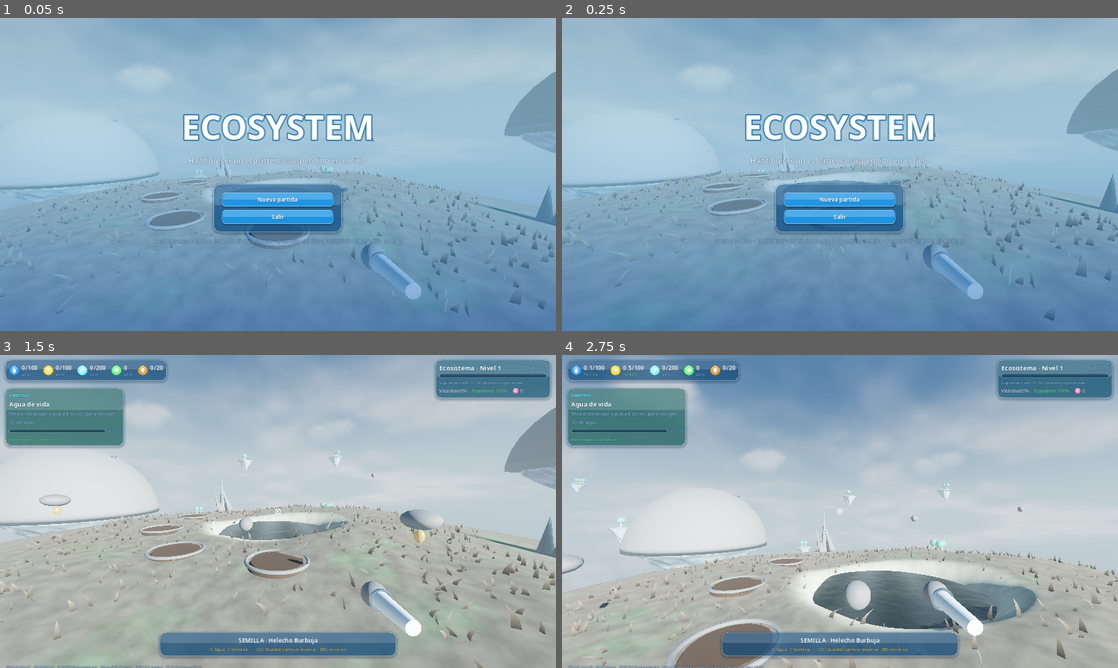
Above: before the commit, frames 1-4 (two rows, left to right).
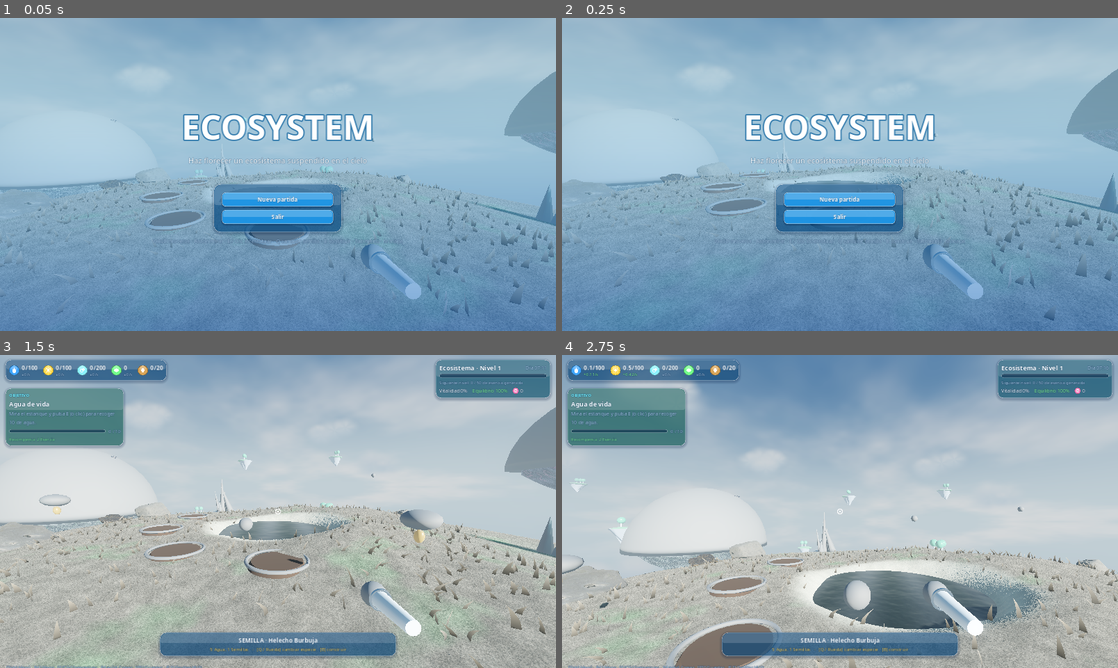
Above: after the commit, the same moments.

Repository: kirpulrbx-max/limpieza-del-sur
Game: Godot game, scene res://scenes/main.tscn
Same seed, same stepped clock (60 frames per second), same inputs: the game is played once before the commit and once after it.
Inputs (mouse positions are in pixels of both pictures, inside the frame that each line leads up to):
- Up to frame 1 (0.05 s): no input
- Up to frame 2 (0.25 s): no input
- Up to frame 3 (1.5 s): move the mouse to (400, 495) at 0.52 s; hold D (move_right) 0.53-1.25 s; hold B (build_mode) 0.53-1.25 s; click (400, 495) at 0.67 s; tap Space (jump) at 0.77 s; click "Nueva partida" at 1.25 s
- Up to frame 4 (2.75 s): tap E (interact) at 2, 2.1 s; move the mouse to (812, 511) at 2.02 s; hold W (move_forward) from 2.03 s (still down); tap Space (jump) at 2.27 s

The runs differ from the first frame. In frame 1, 0.3% of the frame differs, in the area x 0-95%, y 49-100%; in frame 2, 0.3%; in frame 3, 2.6%, in the area x 0-100%, y 35-100%; in frame 4, 2.2%.

Commit message:
ECOSYSTEM: modelos y texturas CC0 de Poly Haven y ambientCG
Helecho, Lirio y Árbol Aurora usan modelos realistas (con tinte de
marchitamiento por salud), las islas tienen rocas y vegetación decorativa
que brota con la vitalidad, y el terreno usa texturas de detalle teñidas
con la paleta de cada bioma. Si faltan los archivos se usan los modelos
procedurales. Se versionan los .import de Godot.

Co-Authored-By: Claude Opus 5.5 <noreply@anthropic.com>
Claude-Session: https://claude.ai/code/session_01384LqXmHNeuCsHE2V8YQT2

Diff:
--- /dev/null
+++ b/ecosystem/scripts/world/asset_lib.gd
@@ -0,0 +1,104 @@
+class_name AssetLib
+extends RefCounted
+## Modelos 3D externos (Poly Haven, CC0) en res://assets/models/<id>/<id>.gltf.
+## Normaliza su tamaño y ofrece variantes de material para mostrar la salud de las plantas.
+
+const WILT := Color(0.55, 0.42, 0.26)
+const BUCKETS := 5
+
+static var _scenes := {}
+static var _sizes := {}
+static var _mats := {}
+
+
+static func path(id: String) -> String:
+	return "res://assets/models/%s/%s.gltf" % [id, id]
+
+
+static func has(id: String) -> bool:
+	return ResourceLoader.exists(path(id))
+
+
+static func _scene(id: String) -> PackedScene:
+	if not _scenes.has(id):
+		_scenes[id] = load(path(id)) if has(id) else null
+	return _scenes[id]
+
+
+## Instancia el modelo con la base en el origen y la altura indicada (en metros).
+static func instance(id: String, height: float) -> Node3D:
+	var ps := _scene(id)
+	if ps == null:
+		return null
+	var model: Node3D = ps.instantiate()
+	var aabb: AABB = _sizes.get(id, AABB())
+	if not _sizes.has(id):
+		aabb = _bounds(model)
+		_sizes[id] = aabb
+	var h := maxf(aabb.size.y, 0.001)
+	var s := height / h
+	var root := Node3D.new()
+	root.name = id
+	root.add_child(model)
+	model.scale = Vector3.ONE * s
+	model.position = Vector3(-aabb.get_center().x * s, -aabb.position.y * s, -aabb.get_center().z * s)
+	return root
+
+
+static func _bounds(n: Node) -> AABB:
+	var out := AABB()
+	var first := true
+	for mi in n.find_children("*", "MeshInstance3D", true, false):
+		var m := mi as MeshInstance3D
+		if m.mesh == null:
+			continue
+		var xf := Transform3D()
+		var p: Node = m
+		while p != null and p != n:
+			if p is Node3D:
+				xf = (p as Node3D).transform * xf
+			p = p.get_parent()
+		var b: AABB = xf * m.mesh.get_aabb()
+		out = b if first else out.merge(b)
+		first = false
+	return out
+
+
+static func meshes(n: Node) -> Array:
+	return n.find_children("*", "MeshInstance3D", true, false)
+
+
+## Aplica un nivel de salud (0..1) tiñendo los materiales hacia un tono marchito.
+## Usa variantes cacheadas por tramos para no duplicar materiales por planta.
+static func apply_health(n: Node, health: float) -> void:
+	var bucket := clampi(int(round(health * (BUCKETS - 1))), 0, BUCKETS - 1)
+	for mi in meshes(n):
+		var m := mi as MeshInstance3D
+		for i in m.mesh.get_surface_count():
+			var base: Material = m.mesh.surface_get_material(i)
+			if not (base is BaseMaterial3D):
+				continue
+			m.set_surface_override_material(i, _variant(base as BaseMaterial3D, bucket))
+
+
+static func _variant(base: BaseMaterial3D, bucket: int) -> Material:
+	if bucket == BUCKETS - 1:
+		return base
+	var key := "%d_%d" % [base.get_instance_id(), bucket]
+	if not _mats.has(key):
+		var v := base.duplicate() as BaseMaterial3D
+		var t := 1.0 - float(bucket) / (BUCKETS - 1)
+		v.albedo_color = base.albedo_color.lerp(WILT, t * 0.75)
+		_mats[key] = v
+	return _mats[key]
+
+
+## Sombras desactivadas y distancia de visibilidad para decoración.
+static func set_lod(n: Node, range_end: float, shadows := true) -> void:
+	for mi in meshes(n):
+		var g := mi as GeometryInstance3D
+		g.visibility_range_end = range_end
+		g.visibility_range_end_margin = 4.0
+		g.visibility_range_fade_mode = GeometryInstance3D.VISIBILITY_RANGE_FADE_SELF
+		if not shadows:
+			g.cast_shadow = GeometryInstance3D.SHADOW_CASTING_SETTING_OFF
--- a/ecosystem/scripts/world/island_view.gd
+++ b/ecosystem/scripts/world/island_view.gd
@@ -24,6 +24,7 @@
 var _grass_total := 0
 var _flower_total := 0
 var _last_vis := -1.0
+var _decor: Array = []
 var _verts := PackedVector3Array()
 var _faces := PackedVector3Array()
 
@@ -40,6 +41,12 @@
 	terrain_mat.set_shader_parameter("glow_color", d.crystal_color)
 	terrain_mat.set_shader_parameter("noise_tex", ProcMesh.noise_texture(true, false, 0.03))
 	terrain_mat.set_shader_parameter("pond_center", d.pond_offset)
+	if ResourceLoader.exists("res://assets/textures/grass004_color.jpg"):
+		terrain_mat.set_shader_parameter("grass_tex", load("res://assets/textures/grass004_color.jpg"))
+		terrain_mat.set_shader_parameter("grass_nrm", load("res://assets/textures/grass004_normal.jpg"))
+		terrain_mat.set_shader_parameter("rock_tex", load("res://assets/textures/rock035_color.jpg"))
+		terrain_mat.set_shader_parameter("rock_nrm", load("res://assets/textures/rock035_normal.jpg"))
+		terrain_mat.set_shader_parameter("use_detail", true)
 	terrain_mat.set_shader_parameter("pond_radius", d.pond_radius)
 	water_mat = ShaderMaterial.new()
 	water_mat.shader = WATER_SHADER
@@ -68,6 +75,7 @@
 	_build_crystals()
 	_build_plots()
 	_build_grass()
+	_build_decor()
 	update_lock(false)
 	_last_vis = -1.0
 
@@ -95,6 +103,8 @@
 		grass_mm.multimesh.visible_instance_count = int(_grass_total * (0.3 + 0.7 * v))
 	if flower_mm:
 		flower_mm.multimesh.visible_instance_count = int(_flower_total * smoothstep(0.25, 0.95, v))
+	for d in _decor:
+		d.node.visible = v >= d.threshold
 
 
 # --------------------------------------------------------------------------------------
@@ -313,6 +323,64 @@
 
 
 # --------------------------------------------------------------------------------------
+# Decoración con modelos de Poly Haven (CC0)
+# --------------------------------------------------------------------------------------
+
+const DECOR_ROCKS := ["moon_rock_02", "moon_rock_03", "moon_rock_06", "rock_09"]
+const DECOR_PLANTS := ["shrub_03", "shrub_sorrel_01", "calathea_orbifolia_01", "flower_empodium"]
+
+
+func _build_decor() -> void:
+	_decor.clear()
+	if not AssetLib.has("rock_09"):
+		return
+	var rng := RandomNumberGenerator.new()
+	rng.seed = def.noise_seed * 4241
+	var plots := layout.plot_positions(GameState.plot_count(def.id))
+	var crystal_pos := layout.crystal_positions()
+	var area := pow(layout.radius / 14.0, 2.0)
+	var n_rocks := int(9 * area)
+	var n_plants := int(22 * area)
+	var placed: Array[Vector2] = []
+	for i in n_rocks + n_plants:
+		var is_rock := i < n_rocks
+		for attempt in 25:
+			var a := rng.randf() * TAU
+			var band := rng.randf_range(0.72, 0.93) if is_rock else rng.randf_range(0.25, 0.9)
+			var p := Vector2(cos(a), sin(a)) * layout.edge_radius(a) * band
+			if layout.is_in_pond(p.x, p.y, 1.2):
+				continue
+			var ok := true
+			for q in plots:
+				if p.distance_to(q) < 2.0:
+					ok = false
+					break
+			for q in crystal_pos:
+				if p.distance_to(q) < 2.2:
+					ok = false
+			for q in placed:
+				if p.distance_to(q) < 1.6:
+					ok = false
+			if not ok:
+				continue
+			placed.append(p)
+			var id: String = DECOR_ROCKS[rng.randi() % DECOR_ROCKS.size()] if is_rock else DECOR_PLANTS[rng.randi() % DECOR_PLANTS.size()]
+			var h := rng.randf_range(0.5, 1.3) if is_rock else rng.randf_range(0.45, 1.1)
+			var node := AssetLib.instance(id, h)
+			if node == null:
+				break
+			content.add_child(node)
+			node.position = Vector3(p.x, layout.height_at(p.x, p.y) - (0.15 if is_rock else 0.02), p.y)
+			node.rotation.y = rng.randf() * TAU
+			if is_rock:
+				node.scale = Vector3(rng.randf_range(1.0, 1.8), 1.0, rng.randf_range(1.0, 1.8))
+			AssetLib.set_lod(node, 75.0, is_rock)
+			# Las rocas están desde el principio; la vegetación brota con la vitalidad.
+			_decor.append({"node": node, "threshold": 0.0 if is_rock else rng.randf_range(0.15, 0.85)})
+			break
+
+
+# --------------------------------------------------------------------------------------
 # Bloqueo
 # --------------------------------------------------------------------------------------
 
--- a/ecosystem/scripts/world/plant_view.gd
+++ b/ecosystem/scripts/world/plant_view.gd
@@ -6,6 +6,7 @@
 var def: PlantDef
 var model: Node3D
 var _geoms: Array[GeometryInstance3D] = []
+var _asset: Node3D
 var _fronds: Array[Node3D] = []
 var _drop: Node3D
 var _bloom: Node3D
@@ -118,6 +119,9 @@
 		# Las hojas se caen cuando la planta se marchita.
 		for f in _fronds:
 			f.rotation.x = f.get_meta("base_tilt", 0.0) + (1.0 - h) * 0.9
+		if _asset:
+			AssetLib.apply_health(_asset, h)
+			_asset.scale = Vector3(1.0 + (1.0 - h) * 0.15, lerpf(0.65, 1.0, h), 1.0 + (1.0 - h) * 0.15)
 	var pulse := 0.0
 	if data.mature:
 		pulse = 0.25 * float(data.bloom)
@@ -183,7 +187,22 @@
 	return pivot
 
 
+## Usa un modelo realista de Poly Haven si está disponible (si no, el modelo procedural).
+func _use_asset(id: String, height: float) -> bool:
+	if not AssetLib.has(id):
+		return false
+	_asset = AssetLib.instance(id, height)
+	model.add_child(_asset)
+	return true
+
+
 func _build_fern() -> void:
+	if _use_asset("fern_02", 0.85):
+		var bub := ProcMesh.glass(Color(0.7, 1.0, 1.0, 0.1), 0.6, 1.0, 1.6)
+		for i in 3:
+			var a := TAU * i / 3.0
+			ProcMesh.add(model, ProcMesh.sphere(0.08, 10), bub, Vector3(cos(a) * 0.4, 0.85 + i * 0.12, sin(a) * 0.4), Vector3.ONE, Vector3.ZERO, false)
+		return
 	var mat := ProcMesh.plant_mat(def.color, 0.05, 0.4)
 	for i in 8:
 		var yaw := TAU * i / 8.0 + randf_range(-0.2, 0.2)
@@ -198,6 +217,11 @@
 
 
 func _build_lily() -> void:
+	if _use_asset("anthurium_botany_01", 1.25):
+		# Halo prismático: la luz que descompone el lirio.
+		ProcMesh.add(model, ProcMesh.sphere(0.09, 12), ProcMesh.neon(def.accent, 2.5), Vector3(0, 1.3, 0), Vector3.ONE, Vector3.ZERO, false)
+		ProcMesh.add(model, ProcMesh.sphere(0.32, 18), ProcMesh.glass(Color(def.color, 0.08), 0.9, 1.0, 1.8), Vector3(0, 1.3, 0), Vector3.ONE, Vector3.ZERO, false)
+		return
 	var stem_mat := ProcMesh.plant_mat(Color(0.3, 0.75, 0.45), 0.0, 0.3)
 	ProcMesh.add(model, ProcMesh.cylinder(0.035, 0.05, 1.0, 8), stem_mat, Vector3(0, 0.5, 0))
 	_frond(model, stem_mat, 0.3, -0.7, 0.7)
@@ -216,6 +240,14 @@
 
 
 func _build_aurora() -> void:
+	if _use_asset("pachira_aquatica_01", 4.6):
+		var orb := ProcMesh.neon(def.accent, 3.0)
+		var rng := RandomNumberGenerator.new()
+		rng.seed = pid
+		for i in 8:
+			var a := TAU * i / 8.0 + 0.2
+			ProcMesh.add(model, ProcMesh.sphere(0.09, 8), orb, Vector3(cos(a) * 1.3, 2.8 + rng.randf_range(-0.4, 0.6), sin(a) * 1.3), Vector3.ONE, Vector3.ZERO, false)
+		return
 	var bark := ProcMesh.plant_mat(Color(0.92, 0.94, 0.98), 0.0, 0.1, 0.01)
 	ProcMesh.add(model, ProcMesh.cylinder(0.16, 0.32, 3.0, 12), bark, Vector3(0, 1.5, 0))
 	var leaves := ProcMesh.plant_mat(def.color, 0.15, 0.6, 0.015)
--- a/ecosystem/shaders/terrain.gdshader
+++ b/ecosystem/shaders/terrain.gdshader
@@ -12,6 +12,13 @@
 uniform vec2 pond_center = vec2(0.0);
 uniform float pond_radius = 0.0;
 uniform sampler2D noise_tex : repeat_enable, filter_linear_mipmap;
+// Texturas de detalle CC0 (ambientCG): se tiñen con la paleta estilizada de la isla.
+uniform bool use_detail = false;
+uniform sampler2D grass_tex : source_color, repeat_enable, filter_linear_mipmap_anisotropic;
+uniform sampler2D grass_nrm : hint_normal, repeat_enable, filter_linear_mipmap_anisotropic;
+uniform sampler2D rock_tex : source_color, repeat_enable, filter_linear_mipmap_anisotropic;
+uniform sampler2D rock_nrm : hint_normal, repeat_enable, filter_linear_mipmap_anisotropic;
+uniform float detail_scale = 0.35;
 
 varying vec3 wpos;
 varying vec3 wnorm;
@@ -37,6 +44,19 @@
 	col = mix(col, sand_color * (0.9 + 0.15 * n2), sand);
 	// Vetas luminosas en la base rocosa: tecnología y naturaleza fusionadas.
 	float vein = smoothstep(0.93, 1.0, sin(lpos.y * 1.7 + n * 9.0)) * (1.0 - up);
+	if (use_detail) {
+		vec2 guv = wpos.xz * detail_scale;
+		// Proyección lateral para la roca (evita estiramientos en los acantilados).
+		vec2 ruv = (abs(wnorm.x) > abs(wnorm.z) ? wpos.zy : wpos.xy) * detail_scale * 0.6;
+		vec3 g = texture(grass_tex, guv).rgb;
+		vec3 r = texture(rock_tex, ruv).rgb;
+		float gl = dot(g, vec3(0.333)) / 0.3;
+		float rl = dot(r, vec3(0.333)) / 0.45;
+		col *= mix(mix(0.6 + 0.4 * rl, 1.0, up), mix(0.55 + 0.45 * gl, 1.0, sand), up);
+		vec3 nm = mix(texture(rock_nrm, ruv).rgb, texture(grass_nrm, guv).rgb, up);
+		NORMAL_MAP = nm;
+		NORMAL_MAP_DEPTH = 0.8;
+	}
 	ALBEDO = col;
 	ROUGHNESS = mix(0.45, 0.82, up);
 	SPECULAR = 0.45;
Binary file added: ecosystem/assets/models/anthurium_botany_01/anthurium_botany_01.bin
Not shown, added: ecosystem/assets/models/anthurium_botany_01/anthurium_botany_01.gltf
Not shown, added: ecosystem/assets/models/anthurium_botany_01/anthurium_botany_01.gltf.import
Binary file added: ecosystem/assets/models/anthurium_botany_01/textures/anthurium_botany_01_arm_1k.jpg
Not shown, added: ecosystem/assets/models/anthurium_botany_01/textures/anthurium_botany_01_arm_1k.jpg.import
Binary file added: ecosystem/assets/models/anthurium_botany_01/textures/anthurium_botany_01_diff_1k.jpg
Not shown, added: ecosystem/assets/models/anthurium_botany_01/textures/anthurium_botany_01_diff_1k.jpg.import
Binary file added: ecosystem/assets/models/anthurium_botany_01/textures/anthurium_botany_01_nor_gl_1k.jpg
Not shown, added: ecosystem/assets/models/anthurium_botany_01/textures/anthurium_botany_01_nor_gl_1k.jpg.import
Binary file added: ecosystem/assets/models/calathea_orbifolia_01/calathea_orbifolia_01.bin
Not shown, added: ecosystem/assets/models/calathea_orbifolia_01/calathea_orbifolia_01.gltf
Not shown, added: ecosystem/assets/models/calathea_orbifolia_01/calathea_orbifolia_01.gltf.import
(and 113 more such lines)
